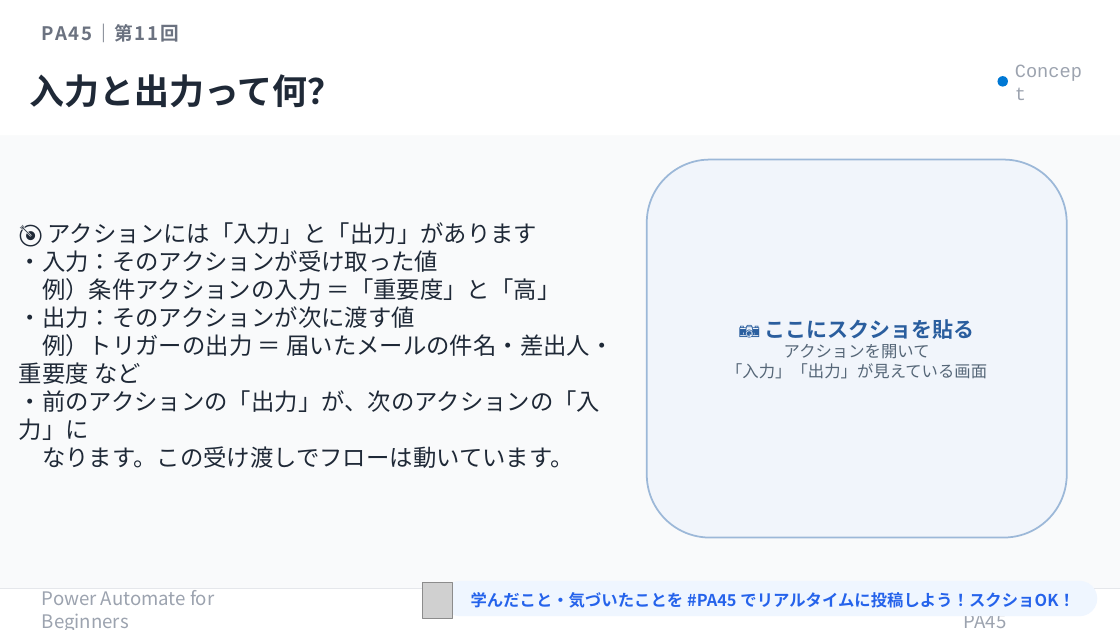
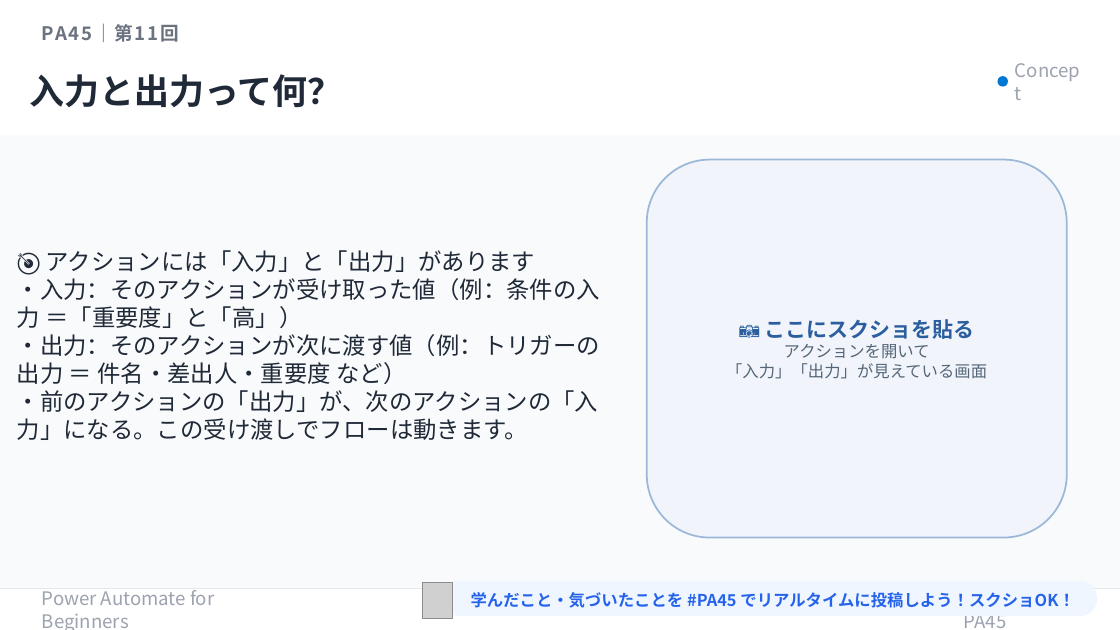
Before and after one commit to Haru-PowerPlatform/pa45, a slide deck: slide 10 of assets/pa45/P011_PA45_RunHistory_20260521.pptx. Drawn at 1120x630 pixels with LibreOffice and Linux fonts; fonts in the diff are those of the drawing; grey boxes stand for pictures. Boxes give left, top, right and bottom in pixels: in the first picture for what was removed or moved away, otherwise in the second. Text is boxed around its words. In the diff, an @@ line names an element or a change of style, - is before the commit and + after.

```diff
--- a/assets/pa45/P011_PA45_RunHistory_20260521.pptx
+++ b/assets/pa45/P011_PA45_RunHistory_20260521.pptx
@@ text "Concept" at (1015,69,1086,93): font Courier New to Noto Sans CJK JP @@
@@ text at (46,250,536,272): more space between paragraphs @@
@@ text at (17,274,600,440): text changed @@
-・入力：そのアクションが受け取った値
-例）条件アクションの入力 ＝「重要度」と「高」
-・出力：そのアクションが次に渡す値
-例）トリガーの出力 ＝ 届いたメールの件名・差出人・重要度 など
-・前のアクションの「出力」が、次のアクションの「入力」に
-なります。この受け渡しでフローは動いています。
+・入力：そのアクションが受け取った値（例：条件の入力 ＝「重要度」と「高」）
+・出力：そのアクションが次に渡す値（例：トリガーの出力 ＝ 件名・差出人・重要度 など）
+・前のアクションの「出力」が、次のアクションの「入力」になる。この受け渡しでフローは動きます。
```
Also in this commit, not shown: 14 other slides changed.
